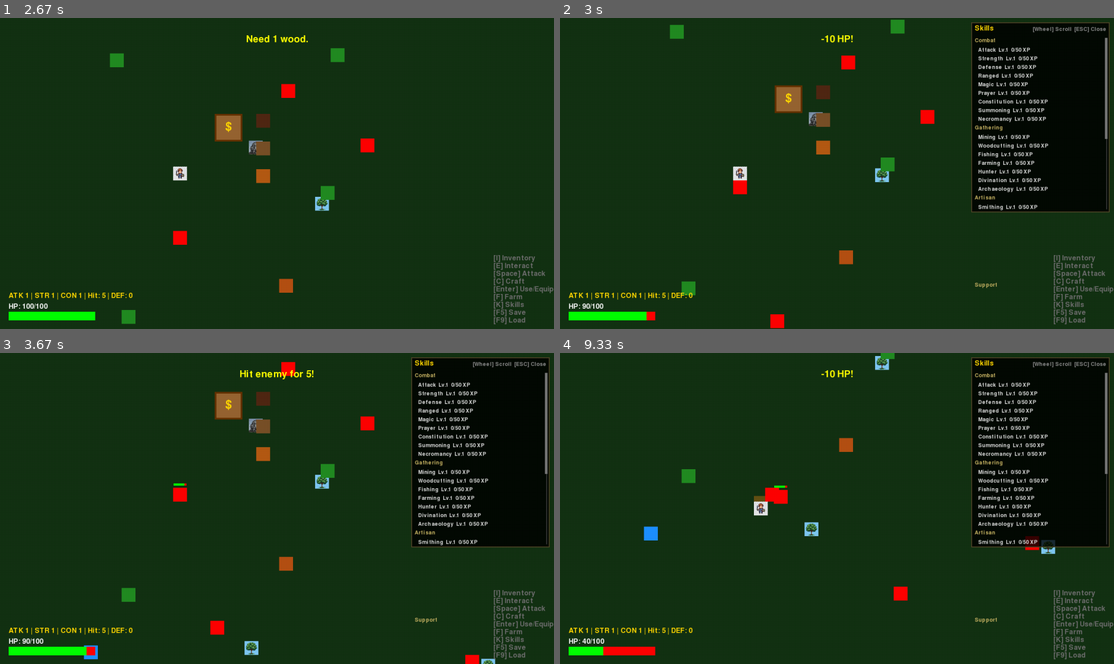
Above: before the commit, frames 1-4 (two rows, left to right).
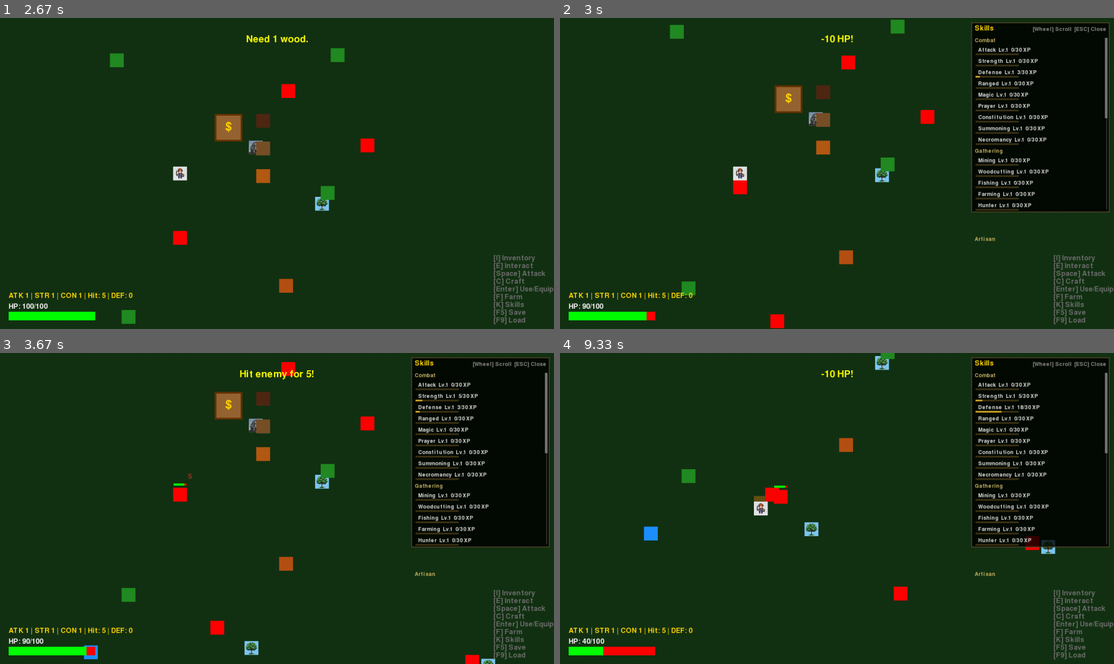
Above: after the commit, the same moments.

Repository: jacobziemba-dev/my-pygame-rpg
Game: pygame game, started from main.py
The game is run twice, just before and just after one commit, with the same random seed, the same clock (stepped at 60 frames per second) and the same inputs.
Inputs (mouse positions are in pixels of both pictures, inside the frame that each line leads up to):
- Up to frame 1 (2.67 s): hold C 0.33-0.8 s; hold Right 0.33-0.8 s; move the mouse to (254, 185) at 0.37 s; click "> Sword" at 0.88 s; tap Enter at 1.17 s; tap F3 at 1.5 s; hold Esc from 2.33 s (still down); hold Down from 2.33 s (still down)
- Up to frame 2 (3 s): release Esc at 2.8 s; release Down at 2.8 s; hold F5 from 2.83 s (still down); hold Down from 2.83 s (still down); move the mouse to (1041, 282) at 2.87 s; tap K at 2.98 s
- Up to frame 3 (3.67 s): release F5 at 3.3 s; release Down at 3.3 s; tap Space at 3.33 s
- Up to frame 4 (9.33 s): hold Enter 3.67-4.13 s; hold Down 3.67-4.13 s; move the mouse to (704, 446) at 3.7 s; tap C at 3.82, 7.42 s; tap Enter at 4.17, 5, 8.73 s; hold Esc 4.5-4.97 s; hold Down 4.5-4.97 s; tap I at 4.65, 5.82, 6.98, 8.48 s; click "WS" at 5.38 s; hold Down 5.67-6.13 s; click "[Enter] Use/Equip" at 6.22 s; tap F at 6.5 s; hold Left 6.83-7.23 s; hold Up 7.27-7.63 s; hold Right 7.67-8.3 s; tap K at 7.82, 9.22 s; hold Down 8.33-8.7 s; hold Left from 9.07 s (still down)

Frame 1 is identical in both runs. In frame 2, 2.9% of the frame differs, in the area x 74-99%, y 9-87%; in frame 3, 2.9%, in the area x 34-99%, y 9-87%; in frame 4, 2.9%.

Commit message:
feat: enhance crafting and skill systems with recipe integration and XP feedback
- Updated crafting mechanics to include skill-specific requirements for recipes, allowing for more diverse gameplay.
- Implemented a system to award experience points based on the skill associated with each recipe, enhancing player progression.
- Introduced floating hit splats to provide visual feedback for damage dealt and experience gained during interactions.
- Refined UI elements to display skill-specific XP gains and improved crafting status indicators.

These changes significantly enrich the crafting experience and provide clearer feedback to players, fostering a more engaging gameplay loop.

Diff:
--- a/data/recipes.json
+++ b/data/recipes.json
@@ -15,6 +15,7 @@
       "outputs": {"iron_bar": 1},
       "min_level": 3,
       "xp": 15,
+      "skill": "smithing",
       "station": "furnace",
       "duration": 2000
     },
@@ -25,6 +26,7 @@
       "outputs": {"iron_sword": 1},
       "min_level": 5,
       "xp": 25,
+      "skill": "smithing",
       "station": "workbench"
     },
     {
@@ -34,6 +36,7 @@
       "outputs": {"iron_axe": 1},
       "min_level": 5,
       "xp": 20,
+      "skill": "smithing",
       "station": "workbench"
     },
     {
@@ -43,6 +46,7 @@
       "outputs": {"iron_pickaxe": 1},
       "min_level": 5,
       "xp": 20,
+      "skill": "smithing",
       "station": "workbench"
     },
     {
@@ -51,7 +55,8 @@
       "inputs": {"wheat": 3},
       "outputs": {"bread": 1},
       "min_level": 1,
-      "xp": 10
+      "xp": 10,
+      "skill": "cooking"
     },
     {
       "name": "iron_armor",
@@ -60,6 +65,7 @@
       "outputs": {"iron_armor": 1},
       "min_level": 7,
       "xp": 50,
+      "skill": "smithing",
       "station": "workbench"
     },
     {
@@ -85,6 +91,7 @@
       "outputs": {"cooked_fish": 1},
       "min_level": 1,
       "xp": 10,
+      "skill": "cooking",
       "station": "stove",
       "duration": 3000
     },
--- a/src/core/game_manager.py
+++ b/src/core/game_manager.py
@@ -212,9 +212,10 @@
                     recipes = self.recipe_manager.get_handcrafted()
                     if 0 <= index < len(recipes):
                         recipe = recipes[index]
-                        success, result = self.player.inventory.craft(recipe["name"], self.player.skills.crafting.level, self.recipe_manager)
+                        skill_name = recipe.get("skill", "crafting")
+                        skill_level = getattr(self.player.skills, skill_name, self.player.skills.crafting).level
+                        success, result = self.player.inventory.craft(recipe["name"], skill_level, self.recipe_manager)
                         if success:
-                            skill_name = recipe.get("skill", "crafting")
                             self.player.skills.gain_xp(skill_name, result)
                             self.ui.show_message(f"{recipe['label']} crafted! (+{result} {skill_name.capitalize()} XP)")
                         else:
@@ -262,9 +263,10 @@
             elif event.key == pygame.K_RETURN:
                 if 0 <= self.ui.crafting_index < len(recipes):
                     recipe = recipes[self.ui.crafting_index]
-                    success, result = self.player.inventory.craft(recipe["name"], self.player.skills.crafting.level, self.recipe_manager)
+                    skill_name = recipe.get("skill", "crafting")
+                    skill_level = getattr(self.player.skills, skill_name, self.player.skills.crafting).level
+                    success, result = self.player.inventory.craft(recipe["name"], skill_level, self.recipe_manager)
                     if success:
-                        skill_name = recipe.get("skill", "crafting")
                         self.player.skills.gain_xp(skill_name, result)
                         self.ui.show_message(f"{recipe['label']} crafted! (+{result} {skill_name.capitalize()} XP)")
                     else:
@@ -325,9 +327,11 @@
                         can_craft = False
                         break
 
-                # Check min level
-                if self.player.skills.crafting.level < recipe["min_level"]:
-                    self.ui.show_message(f"Requires Crafting Lv.{recipe['min_level']}.")
+                # Check min level against the recipe's actual skill
+                recipe_skill = recipe.get("skill", "crafting")
+                recipe_skill_level = getattr(self.player.skills, recipe_skill, self.player.skills.crafting).level
+                if recipe_skill_level < recipe["min_level"]:
+                    self.ui.show_message(f"Requires {recipe_skill.capitalize()} Lv.{recipe['min_level']}.")
                     can_craft = False
 
                 if can_craft:
@@ -336,6 +340,7 @@
 
                     output_item = list(recipe["outputs"].keys())[0]
                     duration = recipe.get("duration", 2000)
+                    station.pending_recipe = recipe
                     station.start_processing(list(recipe["inputs"].keys())[0], output_item, 1, duration)
                     self.ui.show_message(f"Started processing {output_item}...")
 
@@ -391,7 +396,19 @@
             if self.player.rect.inflate(10, 10).colliderect(station.rect):
                 collected = station.collect(self.player)
                 if collected > 0:
-                    self.ui.show_message(f"Collected {collected} items!")
+                    if station.pending_recipe:
+                        recipe = station.pending_recipe
+                        skill_name = recipe.get("skill", "crafting")
+                        xp_total = recipe["xp"] * collected
+                        leveled_up = self.player.skills.gain_xp(skill_name, xp_total)
+                        msg = f"Collected {collected} items! (+{xp_total} {skill_name.capitalize()} XP)"
+                        if leveled_up:
+                            lvl = getattr(self.player.skills, skill_name).level
+                            msg += f" — {skill_name.capitalize()} Lv.{lvl}!"
+                        self.ui.show_message(msg)
+                        station.pending_recipe = None
+                    else:
+                        self.ui.show_message(f"Collected {collected} items!")
                 else:
                     self.ui.active_station = station
                     self.ui.station_index = 0
@@ -436,10 +453,10 @@
             self.ui.show_message("Need a hoe.")
 
     def _on_enemy_defeated_xp(self):
-        """+5 Attack, +5 Strength, +5 Constitution per kill (issue #19)."""
+        """+20 Attack, +20 Strength, +20 Constitution per kill."""
         notes = []
         for sid in ("attack", "strength", "constitution"):
-            if not self.player.skills.gain_xp(sid, 5):
+            if not self.player.skills.gain_xp(sid, 20):
                 continue
             if sid == "attack":
                 notes.append("Attack level up!")
@@ -462,6 +479,8 @@
         for enemy in self.enemies[:]:
             if attack_rect.colliderect(enemy.rect):
                 enemy.hp -= dmg
+                self.player.skills.gain_xp("strength", 5)
+                self.ui.add_hit_splat(dmg, enemy.rect.centerx, enemy.rect.top, self.camera)
                 self.ui.show_message(f"Hit enemy for {dmg}!")
                 if enemy.hp <= 0:
                     self.enemies.remove(enemy)
@@ -527,6 +546,8 @@
                         if attack_rect.colliderect(enemy.rect):
                             dmg = self.player.get_attack()
                             enemy.hp -= dmg
+                            self.player.skills.gain_xp("strength", 5)
+                            self.ui.add_hit_splat(dmg, enemy.rect.centerx, enemy.rect.top, self.camera)
                             self.ui.show_message(f"Hit enemy for {dmg}!")
                             if enemy.hp <= 0:
                                 self.enemies.remove(enemy)
@@ -547,6 +568,7 @@
                 enemy.update(self.player, dt, obstacles + [self.player.rect])
                 if enemy.rect.inflate(4, 4).colliderect(self.player.rect):
                     if self.player.take_damage(10):
+                        self.player.skills.gain_xp("defense", 3)
                         self.ui.show_message("-10 HP!")
 
             for proj in self.projectiles[:]:
@@ -555,6 +577,7 @@
                     if proj.target in self.enemies:
                         proj.target.hp -= proj.damage
                         leveled_up = self.player.skills.gain_xp("ranged", 4)
+                        self.ui.add_hit_splat(proj.damage, proj.target.rect.centerx, proj.target.rect.top, self.camera)
                         self.ui.show_message(f"Ranged hit for {proj.damage}!")
                         if leveled_up:
                             lvl = self.player.skills.ranged.level
--- a/src/entities/player.py
+++ b/src/entities/player.py
@@ -151,7 +151,19 @@
                              collected = station.collect(self)
                              if hasattr(self.game_manager, 'ui'):
                                  if collected > 0:
-                                     self.game_manager.ui.show_message(f"Collected {collected} items!")
+                                     if station.pending_recipe:
+                                         recipe = station.pending_recipe
+                                         skill_name = recipe.get("skill", "crafting")
+                                         xp_total = recipe["xp"] * collected
+                                         leveled_up = self.skills.gain_xp(skill_name, xp_total)
+                                         msg = f"Collected {collected} items! (+{xp_total} {skill_name.capitalize()} XP)"
+                                         if leveled_up:
+                                             lvl = getattr(self.skills, skill_name).level
+                                             msg += f" — {skill_name.capitalize()} Lv.{lvl}!"
+                                         self.game_manager.ui.show_message(msg)
+                                         station.pending_recipe = None
+                                     else:
+                                         self.game_manager.ui.show_message(f"Collected {collected} items!")
                                  else:
                                      self.game_manager.ui.active_station = station
                                      self.game_manager.ui.station_index = 0
--- a/src/entities/station.py
+++ b/src/entities/station.py
@@ -15,6 +15,8 @@
         self.output_item = None
         self.items_to_process = 0
         self.processed_items = 0
+
+        self.pending_recipe = None  # set when processing starts; used to award XP on collect
 
         self.color = (150, 150, 150)
         if self.station_type == "furnace":
--- a/src/systems/action_manager.py
+++ b/src/systems/action_manager.py
@@ -69,8 +69,8 @@
                 player.inventory.add_item("wheat_seeds", 1)
                 self.ui.show_message("Found some wheat seeds!")
 
-            leveled_up = player.skills.gain_xp(skill_name, 5)
-            self.ui.show_message(f"Gained 1 {node.yields}! (+5 {skill_name.capitalize()} XP)")
+            leveled_up = player.skills.gain_xp(skill_name, 25)
+            self.ui.show_message(f"Gained 1 {node.yields}! (+25 {skill_name.capitalize()} XP)")
             if leveled_up:
                 new_level = getattr(player.skills, skill_name).level
                 self.ui.show_message(f"{skill_name.capitalize()} level up! Now level {new_level}")
--- a/src/systems/skill_manager.py
+++ b/src/systems/skill_manager.py
@@ -53,7 +53,7 @@
         self.xp = 0
 
     def xp_threshold(self):
-        return self.level * 50
+        return self.level * self.level * 30
 
     def gain_xp(self, amount):
         self.xp += amount
--- a/src/ui/ui.py
+++ b/src/ui/ui.py
@@ -29,6 +29,10 @@
         self.item_images = {}
         self._load_item_sprites()
 
+        # Floating hit splats: list of [text, screen_x, screen_y, spawn_time_ms]
+        self.hit_splats = []
+        self._splat_duration = 800
+
     def _load_item_sprites(self):
         # We'll try to load sprites for any item that might exist in inventory
         item_types = ["wood", "stone", "sword", "iron_ore", "iron_bar", "iron_sword",
@@ -48,6 +52,12 @@
                 except:
                     pass
 
+    def add_hit_splat(self, damage, world_x, world_y, camera):
+        """Spawn a floating damage number above a hit position."""
+        screen_x = world_x - (camera.camera_rect.x if camera else 0)
+        screen_y = world_y - (camera.camera_rect.y if camera else 0)
+        self.hit_splats.append([str(damage), screen_x, screen_y, pygame.time.get_ticks()])
+
     def show_message(self, text):
         self.message = text
         self.message_timer = pygame.time.get_ticks()
@@ -63,12 +73,14 @@
         h = 0
         for _, _, skills in self.player.skills.skills_by_category():
             h += 22
-            h += len(skills) * 20
+            h += len(skills) * 26
         return h
 
     def update(self):
         if self.message and pygame.time.get_ticks() - self.message_timer > self.message_duration:
             self.message = ""
+        now = pygame.time.get_ticks()
+        self.hit_splats = [s for s in self.hit_splats if now - s[3] < self._splat_duration]
 
     def draw(self, surface):
         # Draw Player HP Bar
@@ -103,6 +115,17 @@
         for i, hint in enumerate(hints):
             hint_surf = self.font.render(hint, True, (110, 110, 110))
             surface.blit(hint_surf, (hint_x, hint_y + i * 18))
+
+        # Draw floating hit splats
+        now = pygame.time.get_ticks()
+        for text, sx, sy, spawn in self.hit_splats:
+            age = now - spawn
+            progress = age / self._splat_duration
+            offset_y = int(progress * 30)  # float upward 30px over lifetime
+            alpha = max(0, int(255 * (1.0 - progress)))
+            splat_surf = self.font.render(text, True, (255, 50, 50))
+            splat_surf.set_alpha(alpha)
+            surface.blit(splat_surf, (int(sx) - splat_surf.get_width() // 2, int(sy) - 20 - offset_y))
 
         # Draw overlays
         if self.show_inventory:
@@ -302,8 +325,6 @@
         surface.blit(controls, (panel_x + 10, panel_y + 28))
         pygame.draw.line(surface, (70, 70, 70), (panel_x, panel_y + 48), (panel_x + panel_w, panel_y + 48))
 
-        crafting_level = self.player.skills.crafting.level
-
         # Filter out station recipes
         recipes = self.recipe_manager.get_handcrafted()
 
@@ -313,14 +334,21 @@
             row_y = list_top + i * 22
             if row_y > panel_y + panel_h - 86:
                 break
-            can_level = crafting_level >= recipe["min_level"]
+            skill_name = recipe.get("skill", "crafting")
+            skill_level = getattr(self.player.skills, skill_name, self.player.skills.crafting).level
+            can_level = skill_level >= recipe["min_level"]
             can_items = all(self.player.inventory.items.get(k, 0) >= v for k, v in recipe["inputs"].items())
 
             if i == self.crafting_index:
                 pygame.draw.rect(surface, (60, 55, 15), (panel_x + 4, row_y - 2, panel_w - 8, 20))
 
             name_color = (220, 220, 220) if can_level else (90, 90, 90)
-            status = "✓" if (can_level and can_items) else ("✗ Lv." + str(recipe["min_level"]) if not can_level else "✗ items")
+            if not can_level:
+                status = f"✗ {skill_name.capitalize()} Lv.{recipe['min_level']}"
+            elif not can_items:
+                status = "✗ items"
+            else:
+                status = "✓"
             status_color = (80, 200, 80) if (can_level and can_items) else (200, 80, 80)
 
             label = f"{'>' if i == self.crafting_index else ' '} {recipe['label']}"
@@ -332,11 +360,12 @@
         pygame.draw.line(surface, (70, 70, 70), (panel_x, panel_y + panel_h - 76), (panel_x + panel_w, panel_y + panel_h - 76))
         if 0 <= self.crafting_index < len(recipes):
             r = recipes[self.crafting_index]
+            r_skill = r.get("skill", "crafting").capitalize()
             inputs_str = ",  ".join(f"{v}x {k.replace('_', ' ')}" for k, v in r["inputs"].items())
             outputs_str = ",  ".join(f"{v}x {k.replace('_', ' ')}" for k, v in r["outputs"].items())
             surface.blit(self.font.render(f"In:  {inputs_str}", True, (200, 200, 200)), (panel_x + 10, panel_y + panel_h - 70))
             surface.blit(self.font.render(f"Out: {outputs_str}", True, (200, 200, 200)), (panel_x + 10, panel_y + panel_h - 48))
-            surface.blit(self.font.render(f"XP:  +{r['xp']} Crafting", True, (160, 210, 160)), (panel_x + 10, panel_y + panel_h - 26))
+            surface.blit(self.font.render(f"XP:  +{r['xp']} {r_skill}", True, (160, 210, 160)), (panel_x + 10, panel_y + panel_h - 26))
 
     def _draw_skills_panel(self, surface):
         panel_w = 320
@@ -368,10 +397,17 @@
             y += 22
             for skill in skills:
                 label = f"  {skill.name}  Lv.{skill.level}  {skill.xp}/{skill.xp_threshold()} XP"
-                if y + 20 > content_top and y < content_top + clip_h:
+                if y + 26 > content_top and y < content_top + clip_h:
                     text_surf = self.small_font.render(label, True, (220, 220, 220))
                     surface.blit(text_surf, (panel_x + 10, y))
-                y += 20
+                    # XP progress bar
+                    bar_w = 100
+                    thresh = skill.xp_threshold()
+                    fill_w = int(bar_w * (skill.xp / thresh)) if thresh > 0 else 0
+                    pygame.draw.rect(surface, (60, 50, 20), (panel_x + 10, y + 14, bar_w, 4))
+                    if fill_w > 0:
+                        pygame.draw.rect(surface, (200, 160, 40), (panel_x + 10, y + 14, fill_w, 4))
+                y += 26
 
         if max_scroll > 0:
             sb_x = panel_x + panel_w - 8
Not shown, changed: CLAUDE.md
